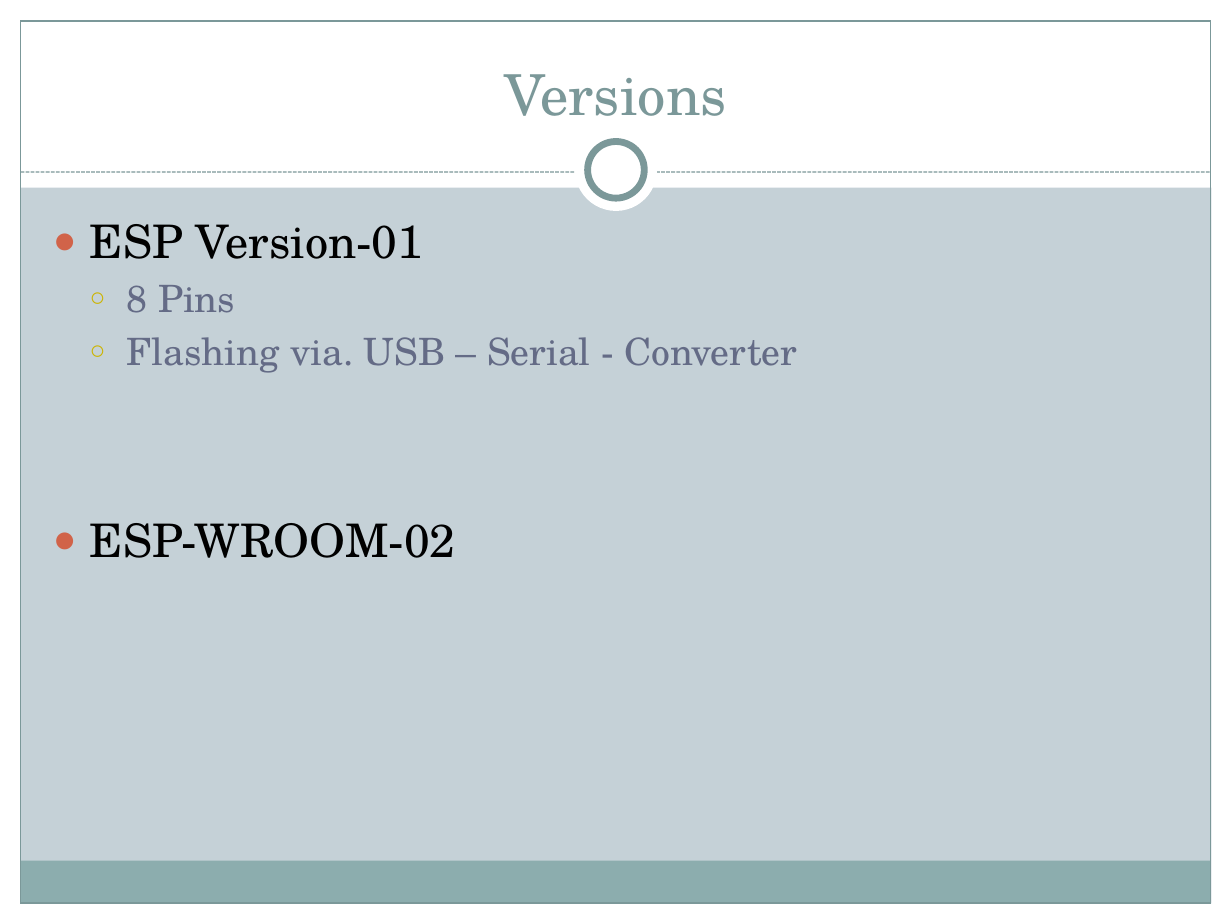
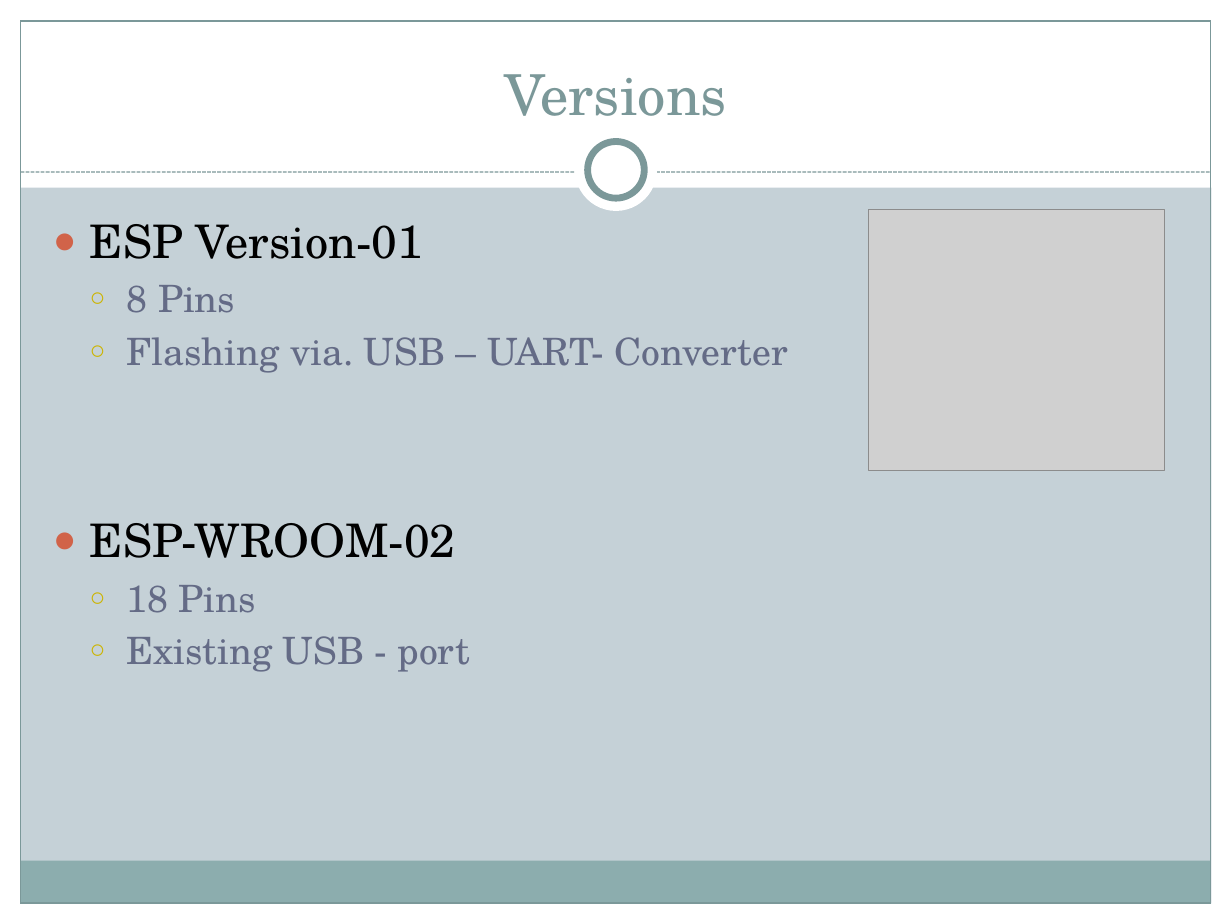
Before and after one commit to AlexKimmig/E-Portfolio-ESP8266, a slide deck: slide 5 of Presentation/Presentation E-Portfolio ES8266.pptx (slide 4 before the commit). Drawn at 1232x924 pixels with LibreOffice and Linux fonts; fonts in the diff are those of the drawing; grey boxes stand for pictures. Boxes give left, top, right and bottom in pixels: in the first picture for what was removed or moved away, otherwise in the second. Text is boxed around its words. In the diff, an @@ line names an element or a change of style, - is before the commit and + after.

```diff
--- a/Presentation/Presentation E-Portfolio ES8266.pptx
+++ b/Presentation/Presentation E-Portfolio ES8266.pptx
@@ picture added at bbox=[869, 209, 1165, 471] @@
@@ text at bbox=[127, 337, 788, 373]: text changed @@
-  ○ Flashing via. USB – Serial - Converter
+  ○ Flashing via. USB – UART- Converter
@@ text at bbox=[127, 585, 470, 672]: paragraphs added @@
+  ○ 18 Pins
+  ○ Existing USB - port
```
Also in this commit, not shown: 2 other slides changed, 9 slides added, 3 other files.
